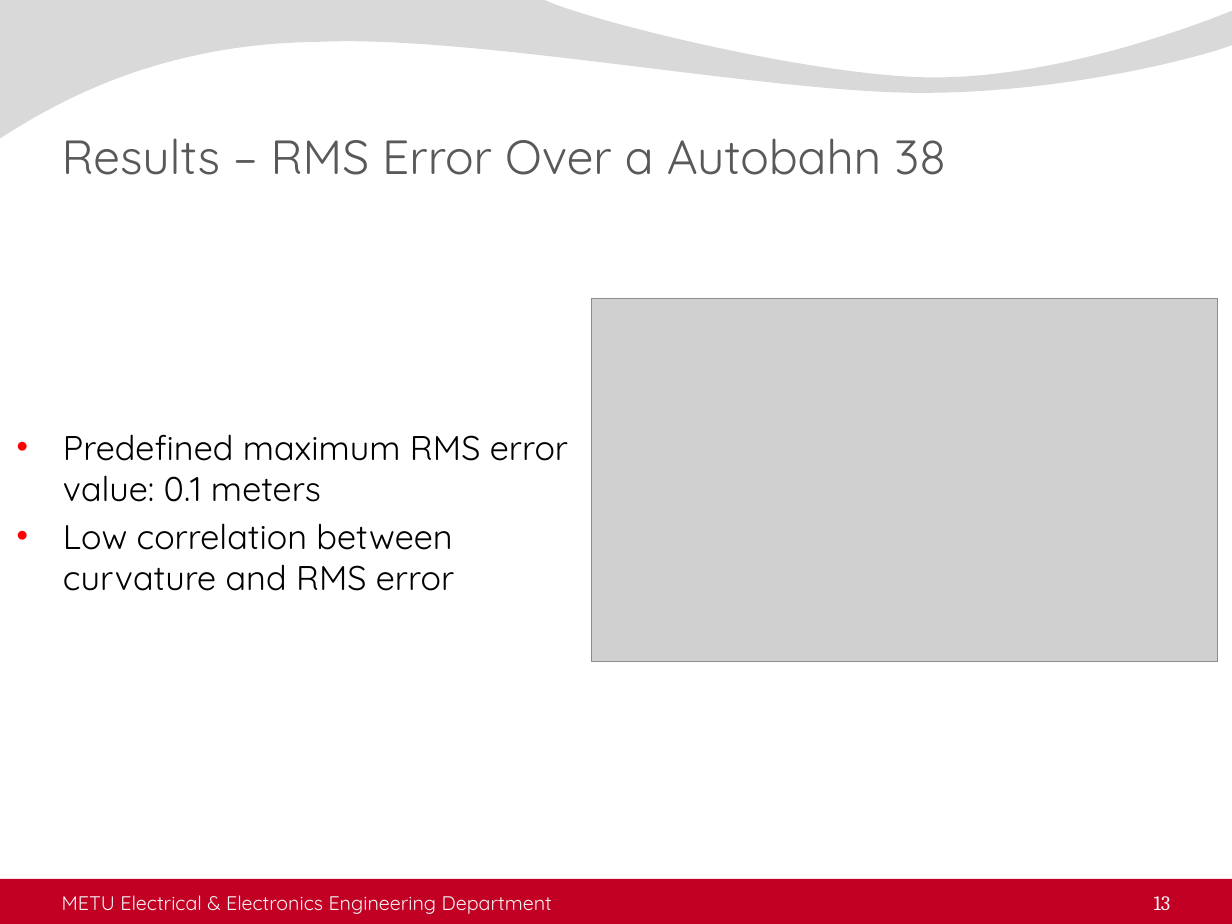
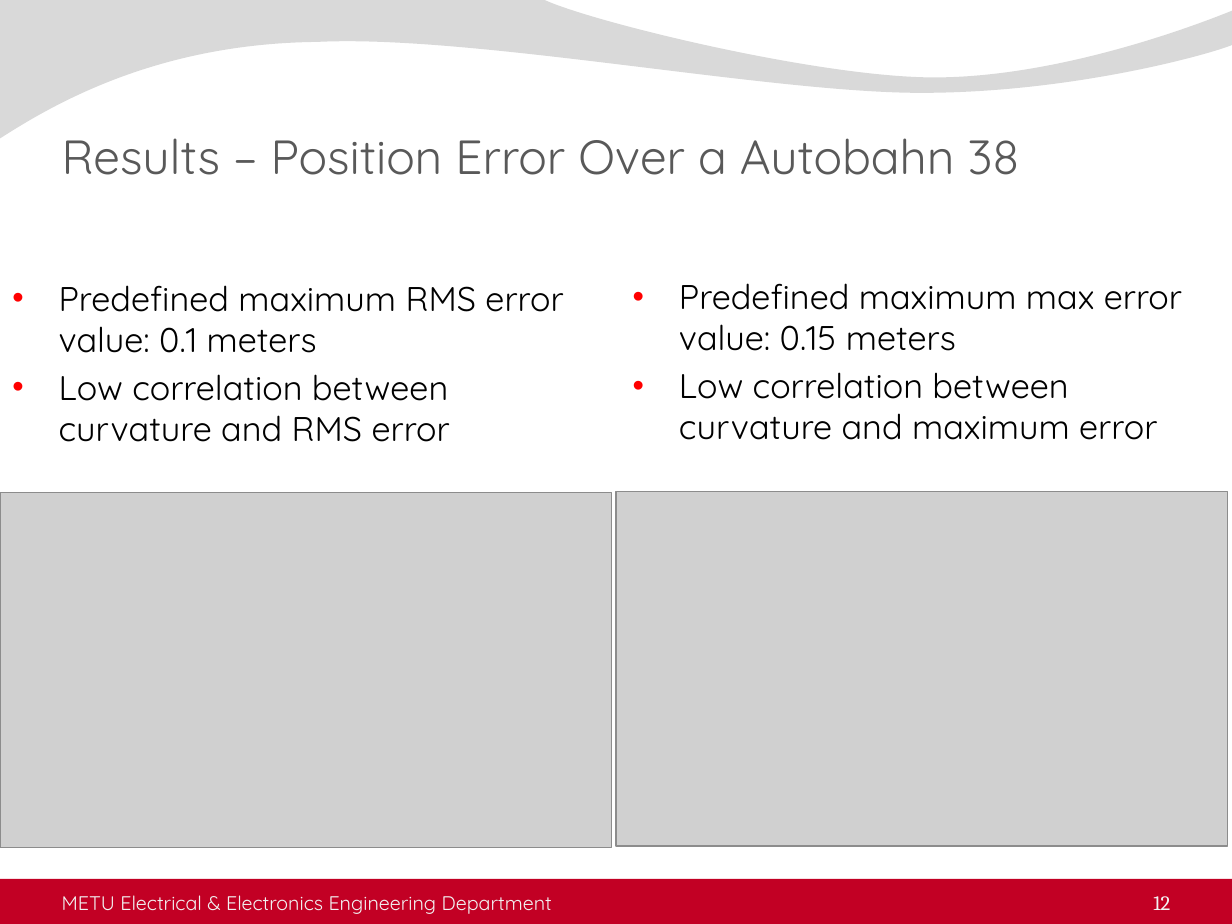
Before and after one commit to AtakanQ/thesis, a slide deck: slide 12 of thesisDefense.pptx (slide 13 before the commit). Drawn at 1232x924 pixels with LibreOffice and Linux fonts; fonts in the diff are those of the drawing; grey boxes stand for pictures; background and template pictures are left out. Boxes give left, top, right and bottom in pixels: in the first picture for what was removed or moved away, otherwise in the second. Text is boxed around its words. In the diff, an @@ line names an element or a change of style, - is before the commit and + after.

```diff
--- a/thesisDefense.pptx
+++ b/thesisDefense.pptx
@@ title at (62,138,1020,175): text changed @@
-Results – RMS Error Over a Autobahn 38
+Results – Position Error Over a Autobahn 38
@@ text "Predefined maximum RMS error value: ...": place and size @@
-text "Predefined maximum RMS error value: ..." at (63,434,568,591)
+text "Predefined maximum RMS error value: ..." at (59,285,563,442)
@@ text added at (679,283,1182,440), 20 pt, text #000000 @@
+• Predefined maximum max error value: 0.15 meters
+• Low correlation between curvature and maximum error
@@ picture: place and size @@
-picture at (591,298,1217,660)
+picture at (0,493,611,848)
@@ picture added at (616,492,1227,846) @@
@@ page number at (1153,896,1170,910): text changed @@
-13
+12
```
Also in this commit, not shown: 5 other slides changed, 1 slide added, 2 slides removed.
